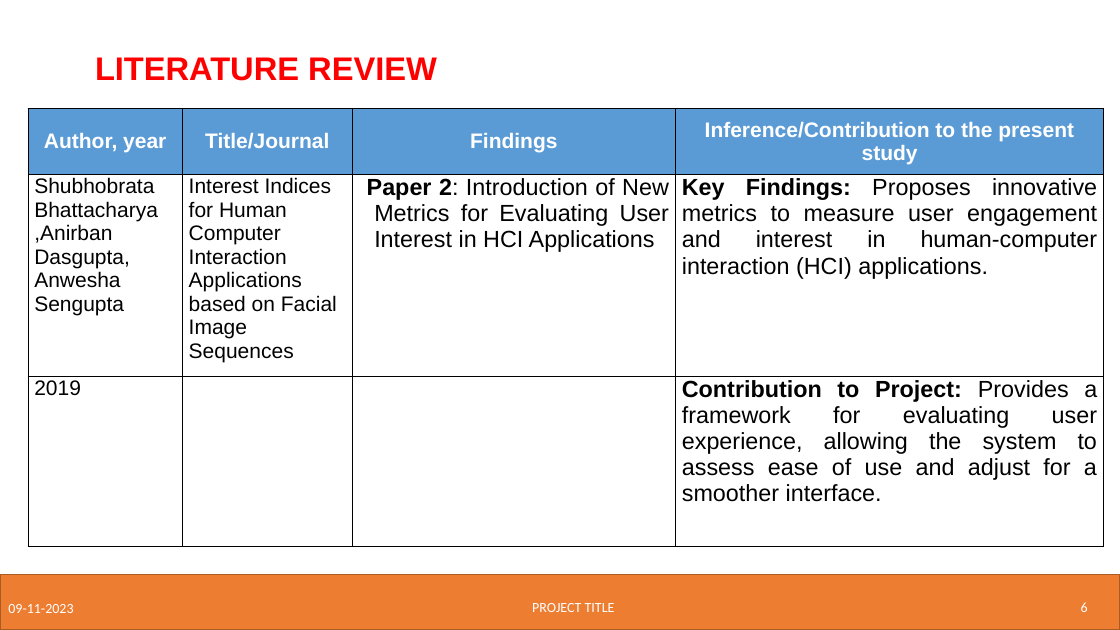
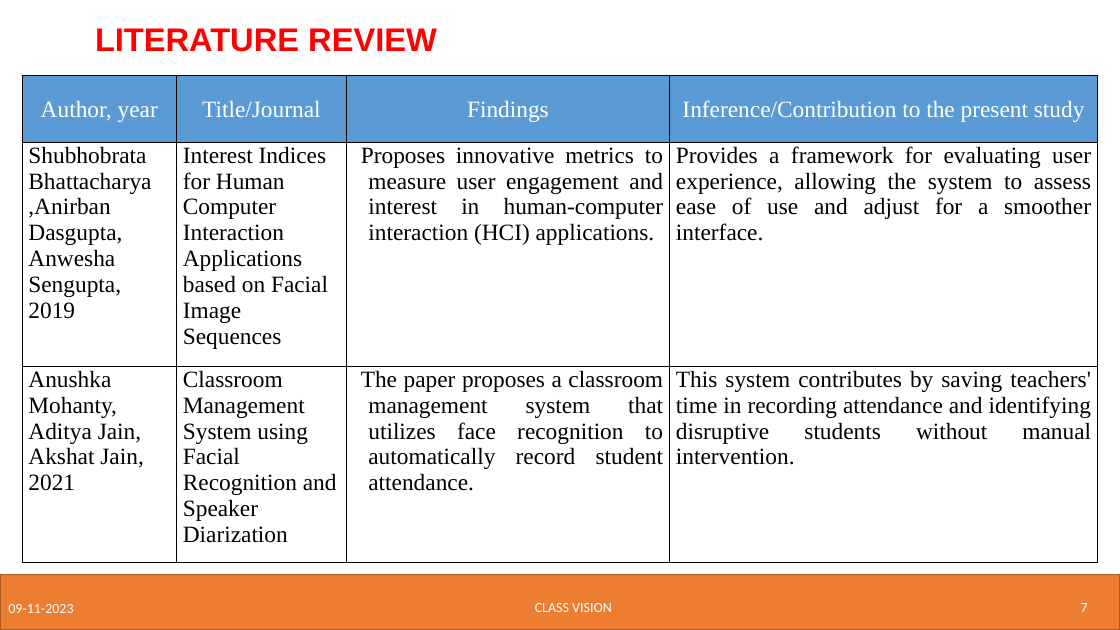
Before and after one commit to AdityaManojA/Class-Vision, a slide deck: slide 7 of Research Related/Phase 1 Project ppt.pptx (slide 6 before the commit). Drawn at 1120x630 pixels with LibreOffice and Linux fonts; fonts in the diff are those of the drawing; background and template pictures are left out. Boxes give left, top, right and bottom in pixels: in the first picture for what was removed or moved away, otherwise in the second. Text is boxed around its words. In the diff, an @@ line names an element or a change of style, - is before the commit and + after.

```diff
--- a/Research Related/Phase 1 Project ppt.pptx
+++ b/Research Related/Phase 1 Project ppt.pptx
@@ text "LITERATURE REVIEW" moved from (x1=95, y1=57, x2=437, y2=81) to (x1=95, y1=28, x2=437, y2=52) @@
@@ table at (x1=22, y1=76, x2=1098, y2=562) @@
-row 2: Shubhobrata Bhattacharya / ,Anirban Dasgupta, / Anwesha Sengupta | Interest Indices for Human Computer Interaction / Applications based on Facial Image Sequences | Paper 2: Introduction of New Metrics for Evaluating User Interest in HCI Applications | Key Findings: Proposes innovative metrics to measure user engagement and interest in human-computer interaction (HCI) applications.
+row 2: Shubhobrata Bhattacharya / ,Anirban Dasgupta, / Anwesha Sengupta, 2019 | Interest Indices for Human Computer Interaction / Applications based on Facial Image Sequences | Proposes innovative metrics to measure user engagement and interest in human-computer interaction (HCI) applications. | Provides a framework for evaluating user experience, allowing the system to assess ease of use and adjust for a smoother interface.
-row 3: 2019 |  |  | Contribution to Project: Provides a framework for evaluating user experience, allowing the system to assess ease of use and adjust for a smoother interface.
+row 3: Anushka Mohanty, Aditya Jain, Akshat Jain, 2021 | Classroom Management System using Facial Recognition and Speaker Diarization | The paper proposes a classroom management system that utilizes face recognition to automatically record student attendance. | This system contributes by saving teachers' time in recording attendance and identifying disruptive students without manual intervention.
@@ size 18 to 20 pt, font Arial to Times New Roman in "Author, year", "Title/Journal", "Findings", "Inference/Contribution to the present study" and 2 more places @@
@@ bold off in "Author, year", "Title/Journal", "Findings", "Inference/Contribution to the present study" @@
@@ table resized from (x1=28, y1=108, x2=1104, y2=547) to (x1=22, y1=76, x2=1098, y2=562) @@
@@ text at (x1=535, y1=603, x2=612, y2=612): text changed @@
-PROJECT TITLE
+CLASS VISION
@@ page number at (x1=1081, y1=603, x2=1088, y2=612): text changed @@
-6
+7
```
Also in this commit, not shown: 16 other slides changed, 3 slides added, 2 slides removed.
